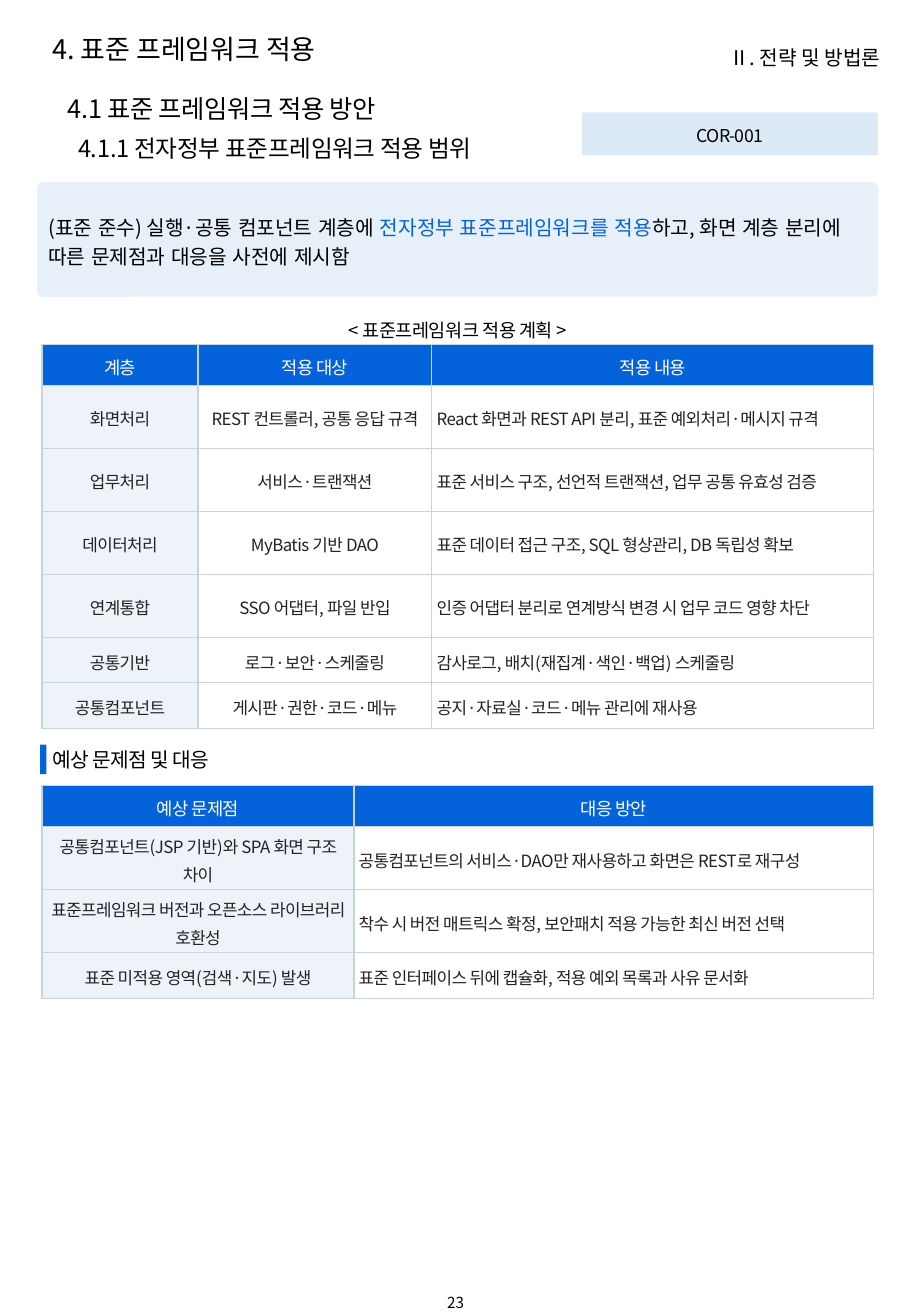
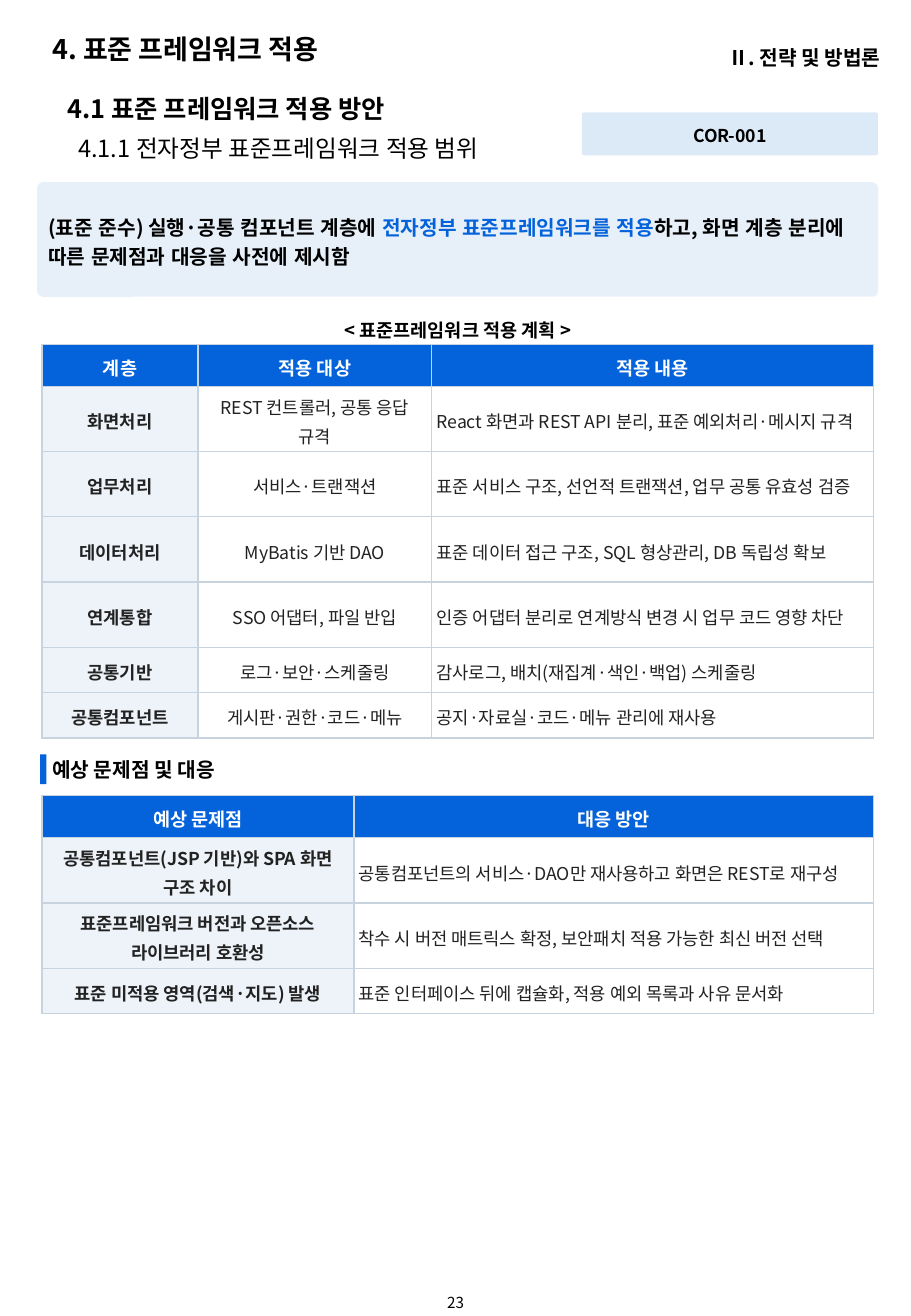
Before and after one commit to hwangsteeve-tech/hbjw, a slide deck: slide 23 of proposals/2026-10_pnu-ai-platform/pnu_proposal.pptx. Drawn at 911x1316 pixels with LibreOffice and Linux fonts; fonts in the diff are those of the drawing; background and template pictures are left out. Boxes give left, top, right and bottom in pixels: in the first picture for what was removed or moved away, otherwise in the second. Text is boxed around its words. In the diff, an @@ line names an element or a change of style, - is before the commit and + after.

```diff
--- a/proposals/2026-10_pnu-ai-platform/pnu_proposal.pptx
+++ b/proposals/2026-10_pnu-ai-platform/pnu_proposal.pptx
@@ text "4.1 표준 프레임워크 적용 방안" at (x1=68, y1=96, x2=385, y2=121): letter spacing -0.2 to 0 pt, bold on @@
@@ text "4.1.1 전자정부 표준프레임워크 적용 범위" at (x1=78, y1=137, x2=479, y2=159): letter spacing -0.2 to 0 pt @@
@@ bold on in 3 elements at (x1=52, y1=36, x2=319, y2=62), (x1=728, y1=48, x2=881, y2=67), (x1=38, y1=182, x2=878, y2=296) @@
@@ table at (x1=43, y1=344, x2=875, y2=737) @@
@@ size 10.5 to 11 pt in "계층", "적용 대상", "적용 내용" @@
@@ letter spacing -0.3 to 0 pt, size 10 to 10.5 pt @@
@@ bold on in "계층", "적용 대상", "적용 내용", "화면처리" and 5 more places @@
@@ rectangle moved from (x1=40, y1=745, x2=46, y2=774) to (x1=40, y1=754, x2=46, y2=783) @@
@@ letter spacing -0.3 to 0 pt, bold on in 3 elements at (x1=582, y1=113, x2=878, y2=155), (x1=359, y1=321, x2=556, y2=339), (x1=52, y1=760, x2=214, y2=779) @@
@@ text "예상 문제점 및 대응" moved from (x1=52, y1=750, x2=210, y2=769) to (x1=52, y1=760, x2=214, y2=779) @@
@@ table at (x1=43, y1=796, x2=875, y2=1013) @@
@@ size 10.5 to 11 pt in "예상 문제점", "대응 방안" @@
@@ letter spacing -0.3 to 0 pt, size 10 to 10.5 pt @@
@@ bold on in "예상 문제점", "대응 방안", "공통컴포넌트(JSP 기반)와 SPA 화면 구조 차이", "표준프레임워크 버전과 오픈소스 라이브러리 호환성" and 1 more places @@
@@ table resized from (x1=43, y1=786, x2=875, y2=998) to (x1=43, y1=796, x2=875, y2=1013) @@
```
Also in this commit, not shown: 76 other slides changed, 19 other files.
